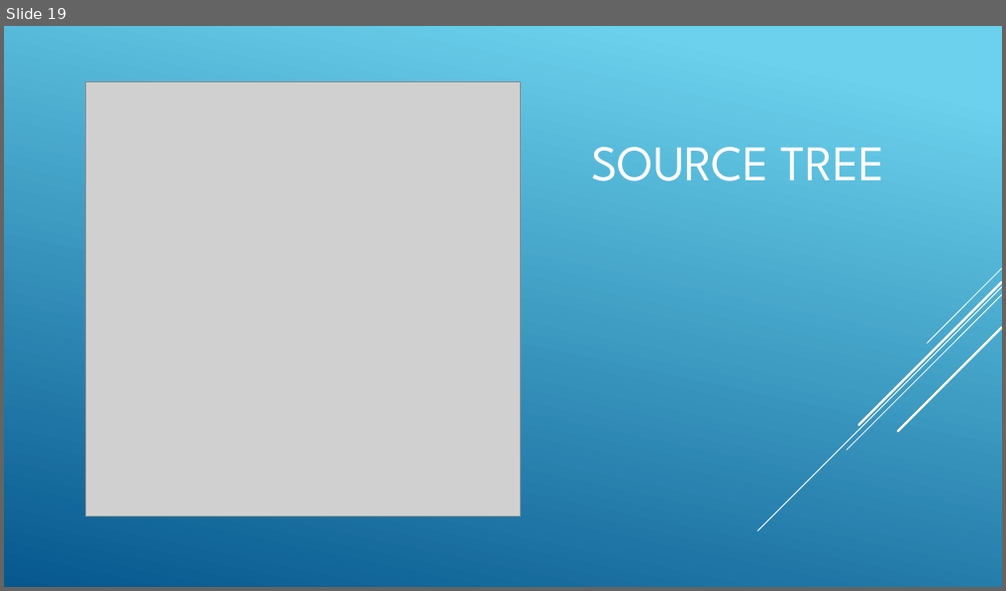
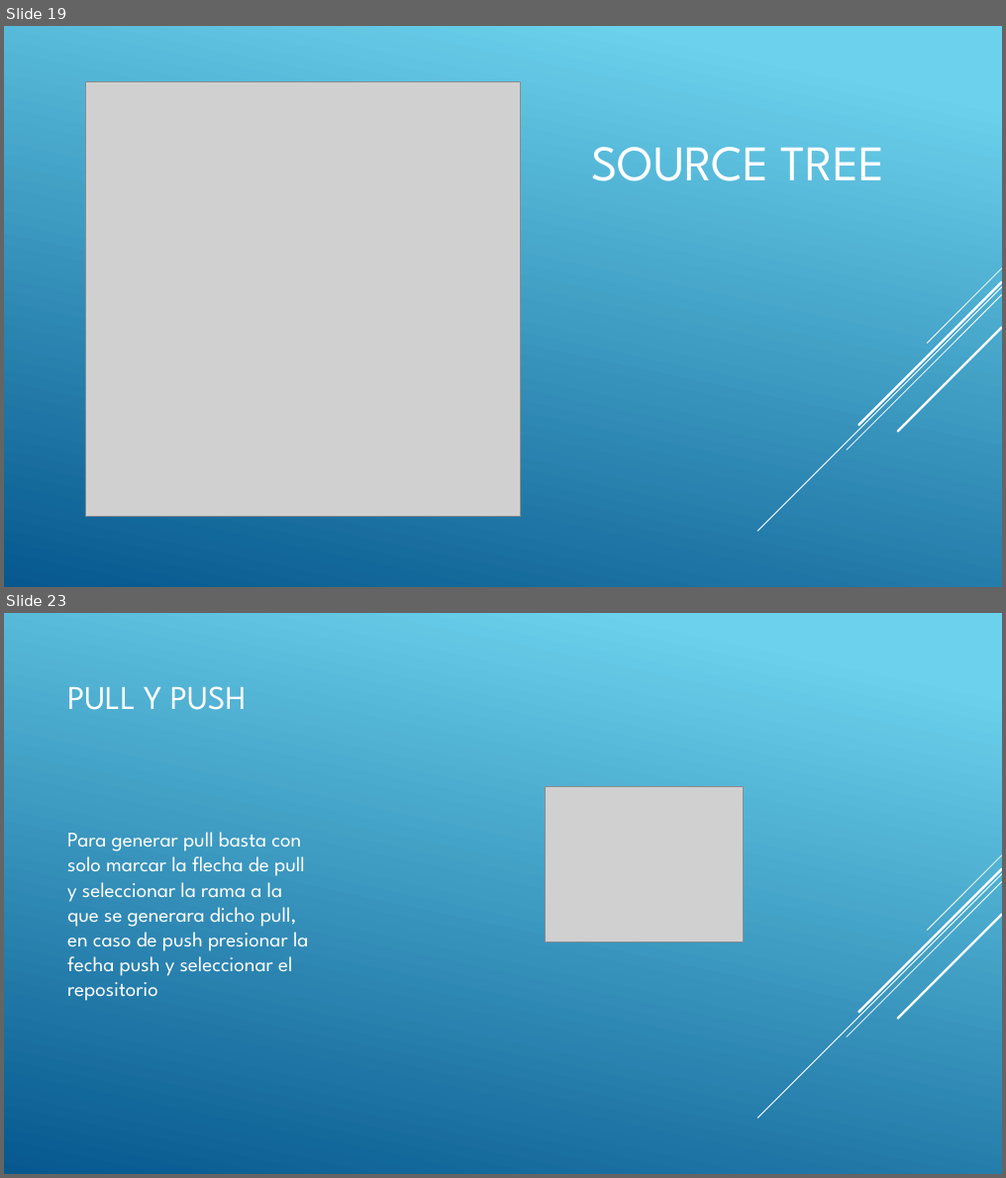
Before and after one commit to jovannyzepeda/qtp, a slide deck: adicionales/presentacion procesos/Capacitación de los procesos via.pptx. Shown one above the other, each under a label of ours: slide 19 before the commit, slides 19 and 23 after it; the slides between them are not shown. The pictures are 1006x591 and 1006x1178 pixels, drawn with LibreOffice and Linux fonts; fonts in the diff are those of the drawing; grey boxes stand for pictures. Boxes give left, top, right and bottom in pixels: in the first picture for what was removed or moved away, otherwise in the second. Text is boxed around its words. In the diff, an @@ line names an element or a change of style, - is before the commit and + after.

```diff
--- a/adicionales/presentacion procesos/Capacitación de los procesos via.pptx
+++ b/adicionales/presentacion procesos/Capacitación de los procesos via.pptx
@@ slide 23 added at [4,613,1002,1174], background gradient #6ED2EB to #06588E; not listed: 5 template elements that a slide beside it also shows @@
@@ title added at [67,686,246,710], 32 pt, text #FFFFFF @@
+PULL Y PUSH
@@ picture added at [546,786,743,943] @@
@@ text added at [67,832,309,1001], 20 pt, text #FFFFFF @@
+Para generar pull basta con solo marcar la flecha de pull y seleccionar la rama a la que se generara dicho pull, en caso de push presionar la fecha push y seleccionar el repositorio
```
Also in this commit, not shown: 3 other slides added.
